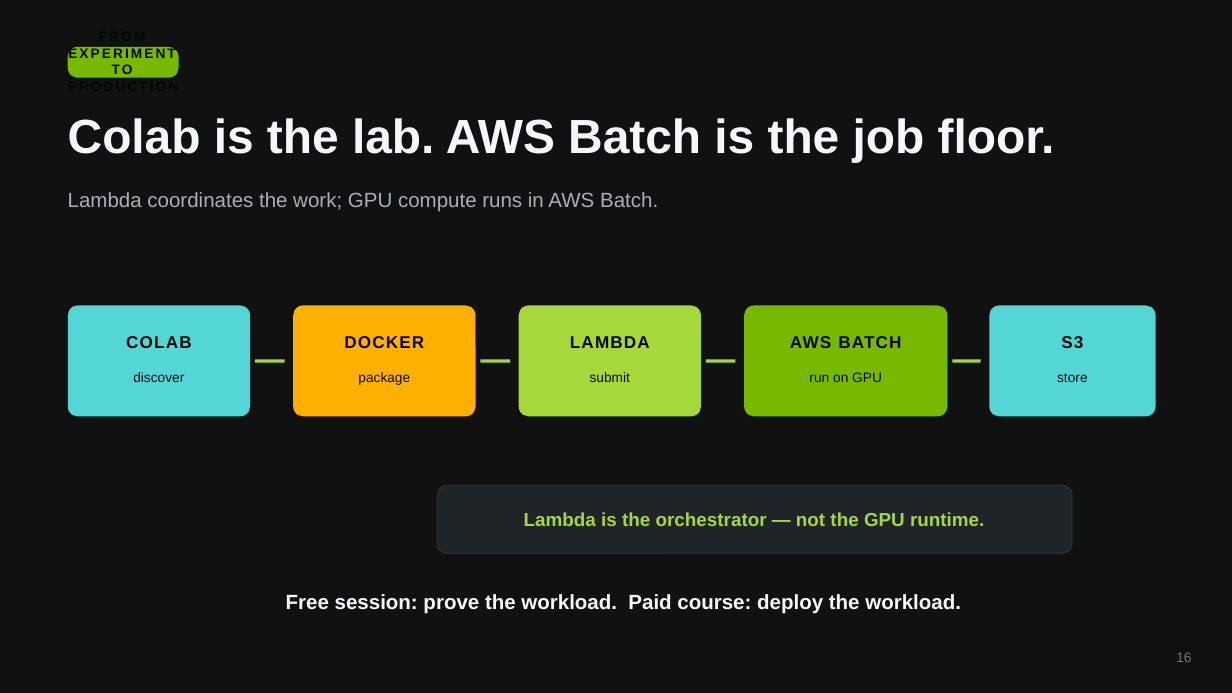
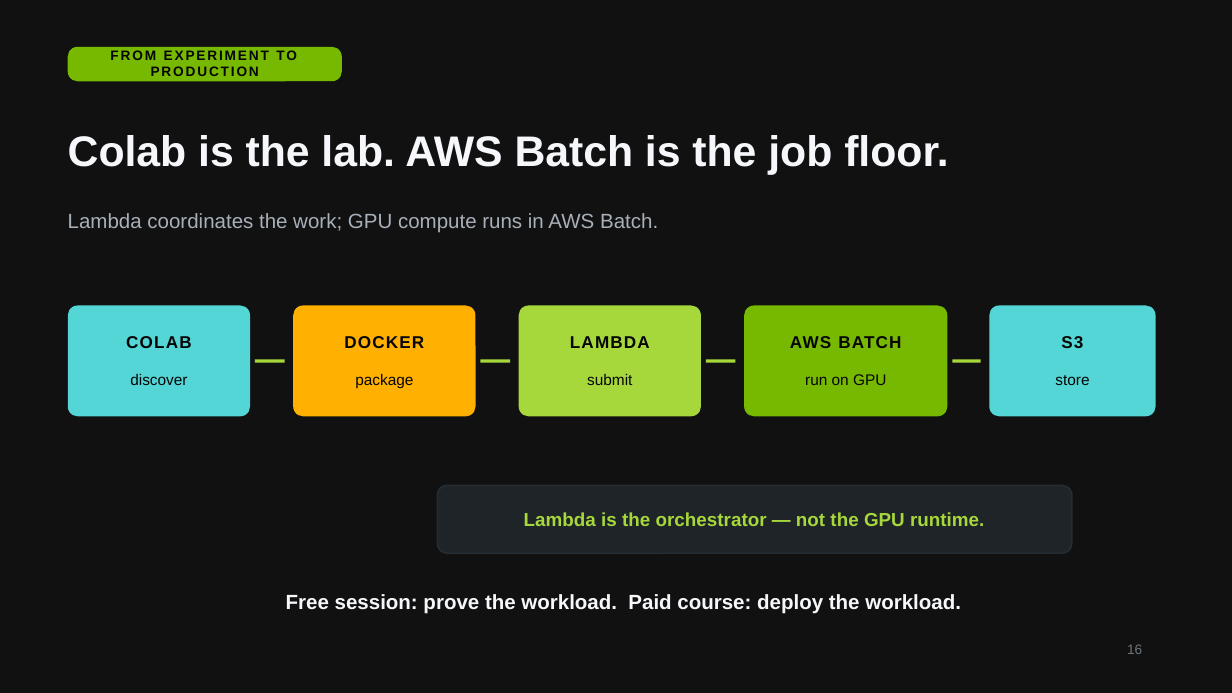
Before and after one commit to learnwithraghu/introduction-to-gpu, a slide deck: slide 16 of slides/introduction-to-gpu-slides.pptx. Drawn at 1232x693 pixels with LibreOffice and Linux fonts; fonts in the diff are those of the drawing. Boxes give left, top, right and bottom in pixels: in the first picture for what was removed or moved away, otherwise in the second. Text is boxed around its words. In the diff, an @@ line names an element or a change of style, - is before the commit and + after.

Commit message:
Polish GPU presentation layout

```diff
--- a/slides/introduction-to-gpu-slides.pptx
+++ b/slides/introduction-to-gpu-slides.pptx
@@ rounded rectangle: place and size @@
-rounded rectangle at bbox=[68, 47, 179, 78]
+rounded rectangle at bbox=[68, 47, 342, 81]
@@ rounded rectangle at bbox=[68, 47, 342, 81]: proportions changed @@
@@ text "FROM EXPERIMENT TO PRODUCTION": place and size @@
-text "FROM EXPERIMENT TO PRODUCTION" at bbox=[68, 47, 176, 74]
+text "FROM EXPERIMENT TO PRODUCTION" at bbox=[110, 50, 297, 76]
@@ text "FROM EXPERIMENT TO PRODUCTION" at bbox=[110, 50, 297, 76]: letter spacing 1.2 to 1.1 pt @@
@@ text "Colab is the lab. AWS ..." at bbox=[68, 135, 948, 175]: size 28 to 25 pt @@
@@ text "Lambda coordinates the work; GPU ...": place and size @@
-text "Lambda coordinates the work; GPU ..." at bbox=[68, 192, 658, 212]
+text "Lambda coordinates the work; GPU ..." at bbox=[68, 213, 658, 233]
@@ size 8 to 9 pt in 5 elements at bbox=[805, 374, 886, 385], bbox=[130, 374, 187, 385], bbox=[355, 373, 413, 389], bbox=[587, 374, 632, 385], bbox=[1055, 375, 1089, 385] @@
@@ page number: place and size @@
-page number at bbox=[1176, 652, 1191, 662]
+page number at bbox=[1127, 644, 1142, 654]
```
Also in this commit, not shown: 17 other slides changed, 2 other files.
